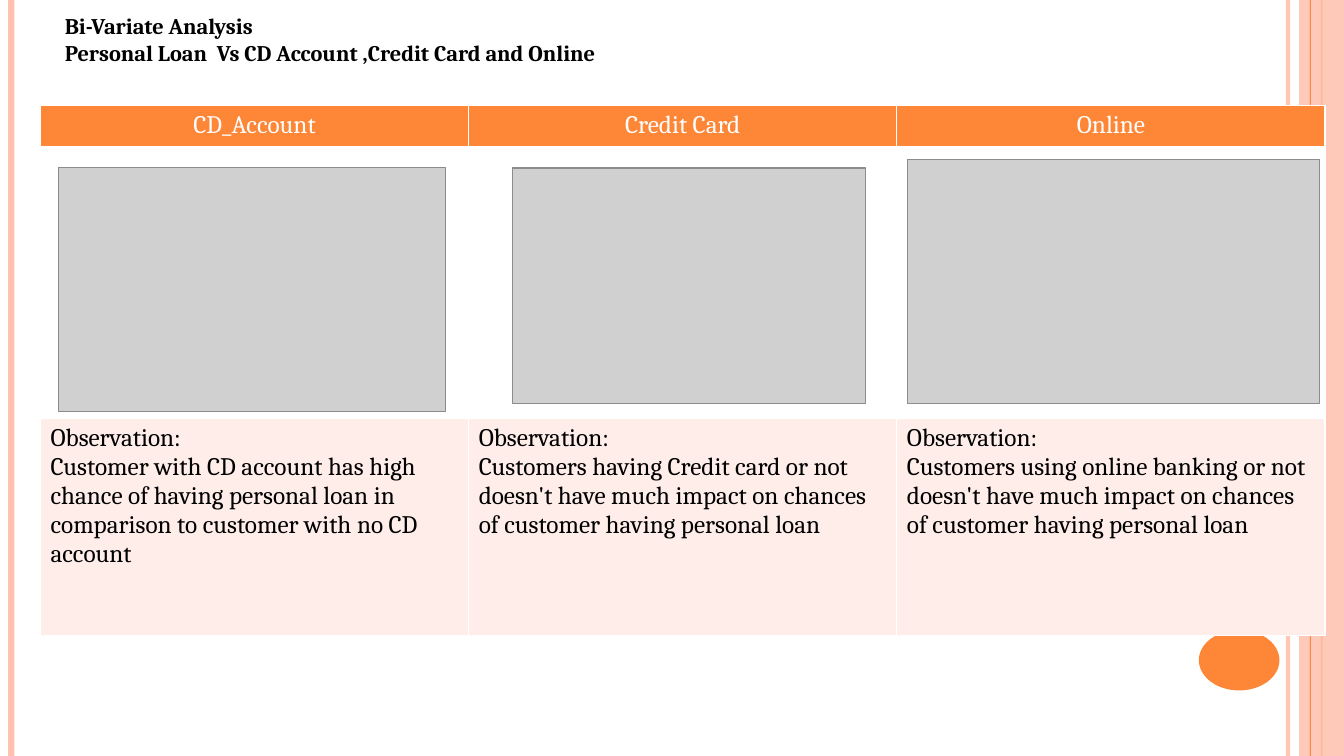
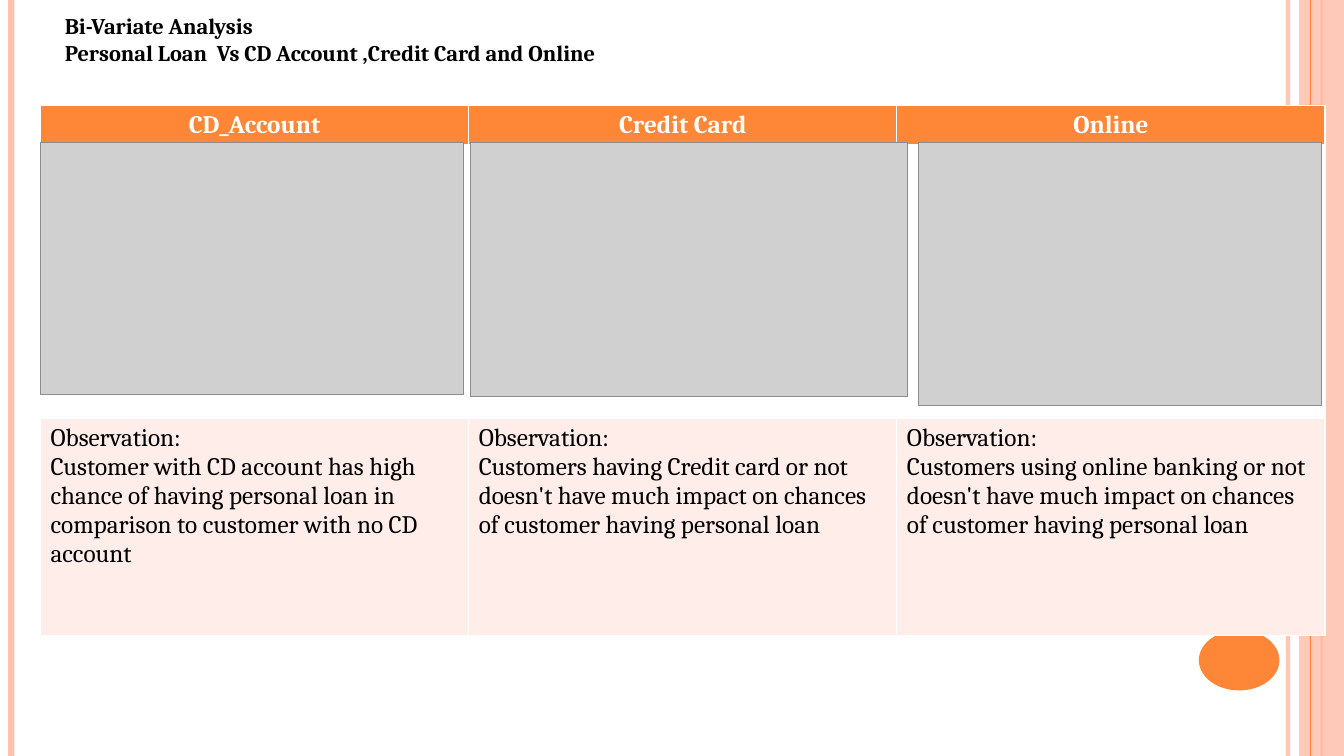
Before and after one commit to sachniv1023/final_project, a slide deck: slide 9 of Personal loan Campaign.pptx (slide 10 before the commit). Drawn at 1344x756 pixels with LibreOffice and Linux fonts; fonts in the diff are those of the drawing; grey boxes stand for pictures. Boxes give left, top, right and bottom in pixels: in the first picture for what was removed or moved away, otherwise in the second. Text is boxed around its words. In the diff, an @@ line names an element or a change of style, - is before the commit and + after.

```diff
--- a/Personal loan Campaign.pptx
+++ b/Personal loan Campaign.pptx
@@ table at (40, 106, 1326, 635) @@
@@ bold on in "CD_Account", "Credit Card", "Online" @@
@@ picture: place and size @@
-picture at (58, 168, 445, 412)
+picture at (40, 143, 463, 395)
@@ picture: place and size @@
-picture at (512, 168, 865, 403)
+picture at (471, 143, 907, 397)
@@ picture: place and size @@
-picture at (907, 159, 1320, 403)
+picture at (919, 143, 1322, 406)
```
Also in this commit, not shown: 10 other slides changed, 1 slide removed.
